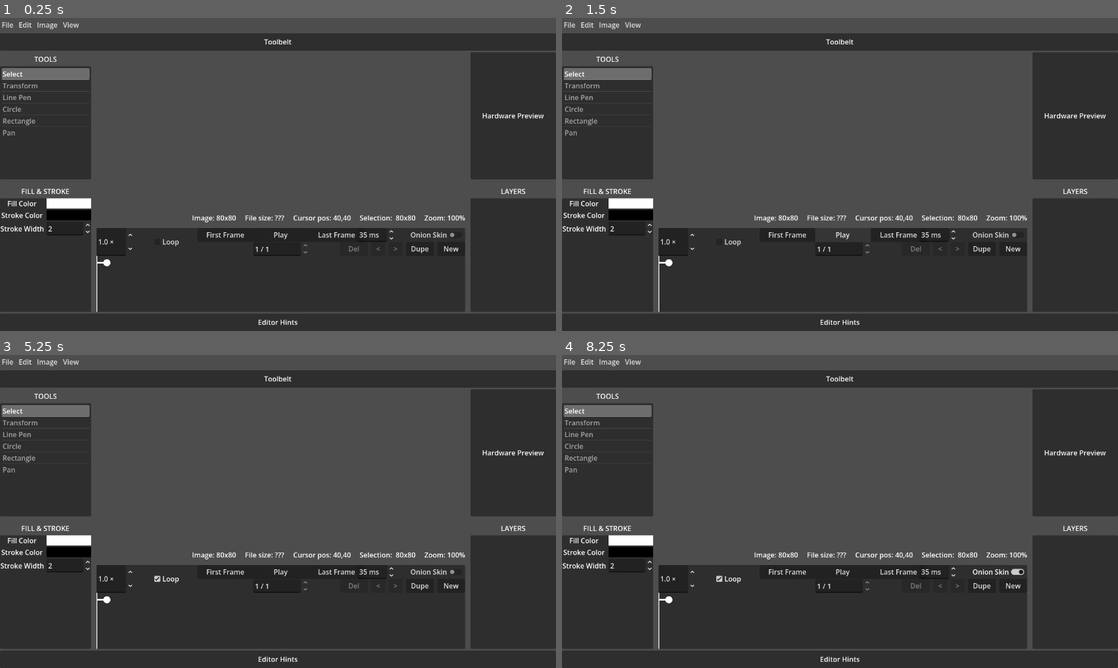
Above: before the commit, frames 1-4 (two rows, left to right).
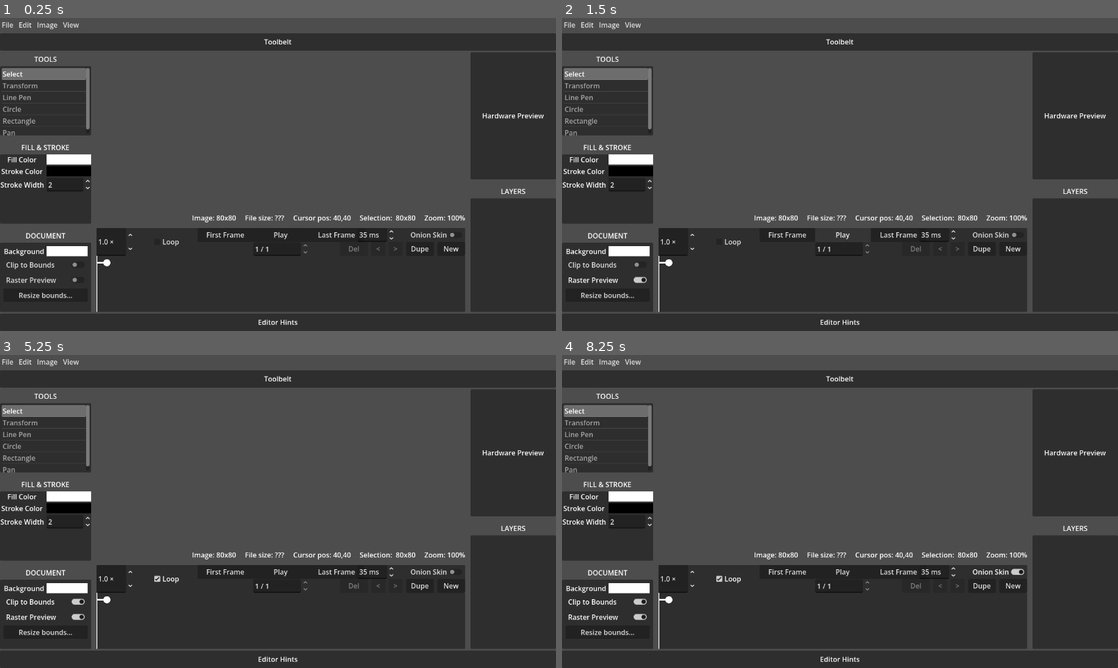
Above: after the commit, the same moments.

Repository: erlog135/Ripple
Game: Godot game, scene res://scenes/Editor.tscn
Two runs of this game, one before a commit and one after it. Both use one fixed random seed, a clock stepped at 60 frames per second and the inputs below.
Inputs (mouse positions are in pixels of both pictures, inside the frame that each line leads up to):
- Up to frame 1 (0.25 s): no input
- Up to frame 2 (1.5 s): click (606, 280) at 0.5 s, where only the run after the commit has a clickable "Raster Preview"; click "Play" at 1.25 s
- Up to frame 3 (5.25 s): click "Play" at 2 s; click "New" at 2.75 s; click "New" at 3.5 s; click "Loop" at 4.25 s; click (44, 602) at 5 s, where only the run after the commit has a clickable "Clip to Bounds"
- Up to frame 4 (8.25 s): click "Last Frame" at 5.75 s; click (606, 633) at 6.5 s, where only the run after the commit has a clickable "Resize bounds..."; click "First Frame" at 7.25 s; click "Onion Skin" at 8 s

The runs differ from the first frame. In frame 1, 4.8% of the frame differs, in the area x 0-17%, y 16-90%; in frame 2, 4.9%; in frame 3, 4.9%; in frame 4, 4.9%.

Commit message:
start document properties window

Diff:
--- a/managers/editor_state.gd
+++ b/managers/editor_state.gd
@@ -7,6 +7,7 @@
 ## Emitted when the current fill/stroke/width is changed programmatically (e.g. on
 ## New Image) so the Fill & Stroke panel can mirror the new values.
 signal fill_stroke_changed
+signal bg_color_changed
 
 signal mouse_position_changed(screen_pos: Vector2)
 signal zoom_changed(screen_pos: Vector2, zoom_factor: float)
@@ -72,6 +73,7 @@
 var current_fill_color: Color = GColor.WHITE
 var current_stroke_color: Color = GColor.BLACK
 var current_stroke_width: int = 2
+var current_bg_color: Color = GColor.LIGHT_GRAY
 
 ## When true, vector/raster preview under this node is clipped to the declared document bounds (Pebble-style clipped preview).
 var clip_to_document_bounds: bool = false:
@@ -116,6 +118,9 @@
 	current_stroke_width = width
 	fill_stroke_changed.emit()
 
+func set_current_bg_color(color: Color):
+	current_bg_color = color
+	bg_color_changed.emit()
 
 ## Single entry point for snapping world-space points (Line Pen, future tools). [param stroke_width] is the stroke that governs odd-grid behavior (layer stroke when editing a layer, [member current_stroke_width] when creating one).
 func snap_world_position(world_pos: Vector2, draw_type: DrawCommand.Type, stroke_width: int) -> Vector2:
--- a/scenes/Editor.tscn
+++ b/scenes/Editor.tscn
@@ -4,6 +4,7 @@
 [ext_resource type="PackedScene" uid="uid://dsun2824rmyw3" path="res://scenes/interface/CanvasArea.tscn" id="2_3kl07"]
 [ext_resource type="PackedScene" uid="uid://dkotjhm13dn23" path="res://scenes/interface/aux_windows/ToolsWindow.tscn" id="2_diyc1"]
 [ext_resource type="PackedScene" uid="uid://da7bxcr1u5aj" path="res://scenes/interface/aux_windows/FillStrokeWindow.tscn" id="3_wmxca"]
+[ext_resource type="PackedScene" uid="uid://bg1ar0lfuwc5p" path="res://scenes/interface/aux_windows/DocumentPropertiesWindow.tscn" id="4_6tdr8"]
 [ext_resource type="PackedScene" uid="uid://dwex3u1hmrm4m" path="res://scenes/interface/aux_windows/LayerWindow.tscn" id="4_u6trk"]
 [ext_resource type="PackedScene" uid="uid://bsuhmppbhkr2x" path="res://scenes/interface/aux_windows/AnimatorWindow.tscn" id="5_wa12f"]
 
@@ -54,6 +55,7 @@
 [node name="LeftPanel" type="VSplitContainer" parent="VBoxContainer/BusyArea/Panels" unique_id=1686839539]
 clip_contents = true
 layout_mode = 2
+split_offsets = PackedInt32Array(0, 0)
 
 [node name="ToolsWindow" parent="VBoxContainer/BusyArea/Panels/LeftPanel" unique_id=1568918098 instance=ExtResource("2_diyc1")]
 clip_contents = true
@@ -61,6 +63,11 @@
 size_flags_vertical = 3
 
 [node name="FillStrokeWindow" parent="VBoxContainer/BusyArea/Panels/LeftPanel" unique_id=766531804 instance=ExtResource("3_wmxca")]
+clip_contents = true
+layout_mode = 2
+size_flags_vertical = 3
+
+[node name="DocumentPropertiesWindow" parent="VBoxContainer/BusyArea/Panels/LeftPanel" unique_id=1121416412 instance=ExtResource("4_6tdr8")]
 clip_contents = true
 layout_mode = 2
 size_flags_vertical = 3
--- a/scenes/interface/aux_windows/DocumentPropertiesWindow.tscn
+++ b/scenes/interface/aux_windows/DocumentPropertiesWindow.tscn
@@ -1,4 +1,6 @@
 [gd_scene format=3 uid="uid://bg1ar0lfuwc5p"]
+
+[ext_resource type="Script" uid="uid://cmlan13ju7m8h" path="res://scenes/interface/aux_windows/document_properties_window.gd" id="1_6vwm8"]
 
 [node name="DocumentPropertiesWindow" type="Control" unique_id=1121416412]
 layout_mode = 3
@@ -7,6 +9,7 @@
 anchor_bottom = 1.0
 grow_horizontal = 2
 grow_vertical = 2
+script = ExtResource("1_6vwm8")
 
 [node name="Panel" type="Panel" parent="." unique_id=138392955]
 layout_mode = 1
@@ -50,6 +53,10 @@
 layout_mode = 2
 text = "Clip to Bounds"
 
+[node name="RasterPreviewToggle" type="CheckButton" parent="Panel/MarginContainer/VBoxContainer" unique_id=1984382342]
+layout_mode = 2
+text = "Raster Preview"
+
 [node name="ResizeButton" type="Button" parent="Panel/MarginContainer/VBoxContainer" unique_id=302689405]
 layout_mode = 2
 text = "Resize bounds..."
--- a/scenes/interface/aux_windows/FillStrokeWindow.tscn
+++ b/scenes/interface/aux_windows/FillStrokeWindow.tscn
@@ -11,7 +11,7 @@
 grow_vertical = 2
 script = ExtResource("1_fl6xs")
 
-[node name="Label" type="Label" parent="." unique_id=1313980074]
+[node name="Title" type="Label" parent="." unique_id=1313980074]
 layout_mode = 1
 anchors_preset = 10
 anchor_right = 1.0
@@ -51,7 +51,7 @@
 [node name="ColorRect" type="ColorRect" parent="Panel/Options/FillColor" unique_id=168975516]
 layout_mode = 2
 size_flags_horizontal = 3
-color = Color(1, 1, 1, 1)
+color = Color(0.6666667, 0.6666667, 0.6666667, 1)
 
 [node name="StrokeColor" type="HBoxContainer" parent="Panel/Options" unique_id=1976280762]
 layout_mode = 2
--- /dev/null
+++ b/scenes/interface/aux_windows/document_properties_window.gd
@@ -0,0 +1,38 @@
+extends Control
+
+const COLOR_POPUP_SCENE = "res://scenes/interface/popups/ColorPopup.tscn"
+
+@onready var bg_color_rect: ColorRect = $Panel/MarginContainer/VBoxContainer/BackgroundColor/ColorRect
+
+@onready var clip_bounds_toggle: CheckButton = $Panel/MarginContainer/VBoxContainer/ClipBoundsToggle
+@onready var raster_preview_toggle: CheckButton = $Panel/MarginContainer/VBoxContainer/RasterPreviewToggle
+@onready var resize_button: Button = $Panel/MarginContainer/VBoxContainer/ResizeButton
+
+var _syncing := false
+
+func _ready() -> void:
+
+	#change the switch if rendermode gets set from somewhere else
+	EditorState.render_mode_changed.connect(func(mode: EditorState.RenderMode): raster_preview_toggle.set_pressed_no_signal(mode == EditorState.RenderMode.RASTER))
+	#same for bounds clipping
+	EditorState.clip_to_bounds_changed.connect(func(enabled: bool): clip_bounds_toggle.set_pressed_no_signal(enabled))
+
+	raster_preview_toggle.toggled.connect(func(toggled_on: bool): EditorState.set_render_mode(EditorState.RenderMode.RASTER if toggled_on else EditorState.RenderMode.VECTOR))
+	clip_bounds_toggle.toggled.connect(func(toggled_on: bool): EditorState.clip_to_document_bounds = toggled_on)
+
+	bg_color_rect.gui_input.connect(func(event: InputEvent):
+		if event is InputEventMouseButton and event.button_index == MOUSE_BUTTON_LEFT and event.pressed:
+			_open_color_picker("color_picker_bg", bg_color_rect.color, _on_bg_color_selected))
+
+func _open_color_picker(popup_id: String, current: Color, on_selected: Callable) -> void:
+	var popup = PopupManager.open(popup_id, COLOR_POPUP_SCENE)
+	if popup == null:
+		return
+	if not popup.color_selected.is_connected(on_selected):
+		popup.color_selected.connect(on_selected)
+	_syncing = true
+	popup.select_color(current)
+	_syncing = false
+
+func _on_bg_color_selected(color: Color):
+	pass
Not shown, added: scenes/interface/aux_windows/document_properties_window.gd.uid
